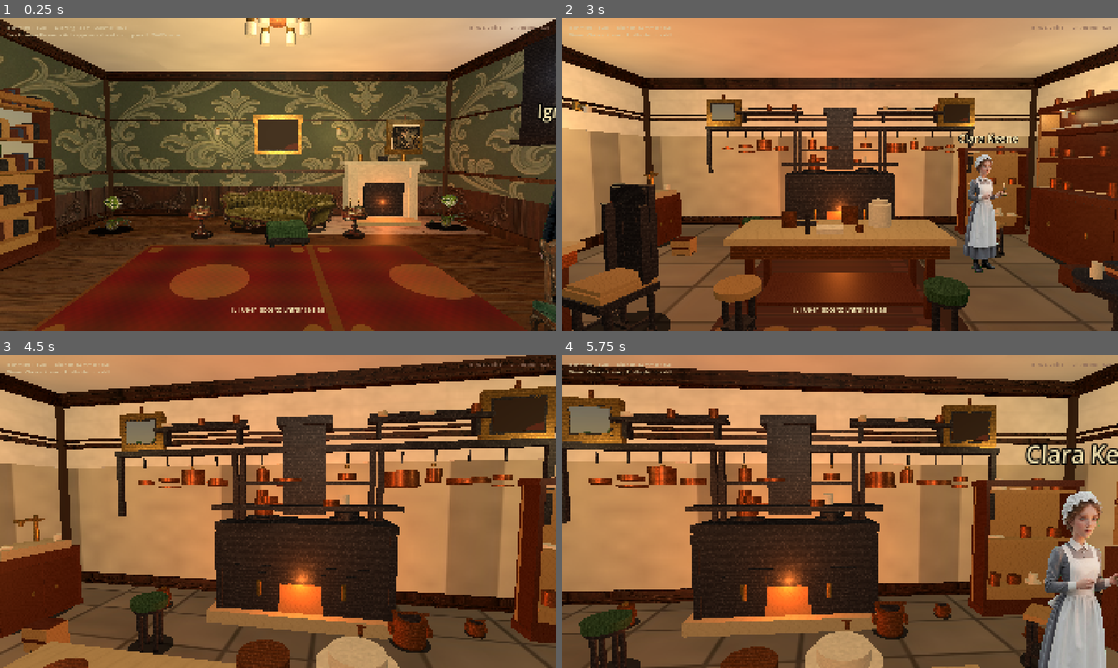
Above: before the commit, frames 1-4 (two rows, left to right).
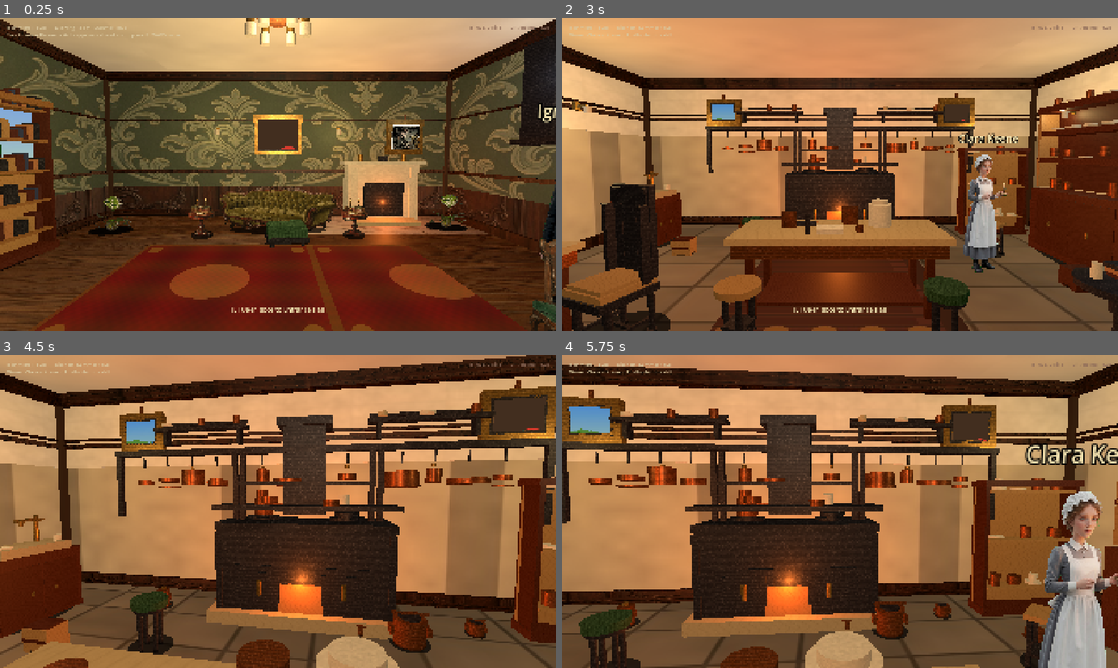
Above: after the commit, the same moments.

Repository: drakewing-eng/aetheric-engine
Game: Godot game, scene res://scenes/fps_main.tscn
The game is run twice, just before and just after one commit, with the same random seed, the same clock (stepped at 60 frames per second) and the same inputs.
Inputs (mouse positions are in pixels of both pictures, inside the frame that each line leads up to):
- Up to frame 1 (0.25 s): no input
- Up to frame 2 (3 s): tap Enter at 0.5 s; move the mouse to (867, 174) at 0.52 s; hold E (interact) 0.53-1.28 s; hold W (move_forward) from 0.53 s (still down); click (867, 174) at 0.67 s; move the mouse to (812, 174) at 1.27 s; tap E (interact) at 1.35, 2, 2.85 s; move the mouse to (851, 168) at 2.02 s; hold E (interact) 2.03-2.78 s; move the mouse to (834, 180) at 2.77 s; click (834, 180) at 2.92 s
- Up to frame 3 (4.5 s): keep holding W (move_forward); move the mouse to (316, 514) at 3.52 s; hold E (interact) 3.53-4.28 s; tap Enter at 4.25 s; move the mouse to (233, 508) at 4.27 s; tap E (interact) at 4.35 s
- Up to frame 4 (5.75 s): keep holding W (move_forward); tap Space at 5 s; move the mouse to (845, 511) at 5.02 s; hold E (interact) from 5.03 s (still down); click (845, 511) at 5.17 s

The runs differ from the first frame. In frame 1, 0.7% of the frame differs, in the area x 0-76%, y 28-45%; in frame 2, 0.2%; in frame 3, 0.4%; in frame 4, 0.6%.

Commit message:
visual loop 56: brighter unshaded paintings/window views

Diff:
--- a/aetheric-engine-godot/scripts/fps_props.gd
+++ b/aetheric-engine-godot/scripts/fps_props.gd
@@ -1351,11 +1351,11 @@
 	var vtex := _load_tex(view_path)
 	if vtex:
 		vmat.albedo_texture = vtex
-		vmat.albedo_color = Color(0.95, 0.95, 0.92)
+		vmat.albedo_color = Color(1.0, 1.0, 0.98)
 	else:
 		vmat.albedo_color = Color(0.45, 0.62, 0.78)
-	vmat.roughness = 0.95
-	vmat.shading_mode = BaseMaterial3D.SHADING_MODE_PER_PIXEL
+	vmat.roughness = 1.0
+	vmat.shading_mode = BaseMaterial3D.SHADING_MODE_UNSHADED
 	view_mi.material_override = vmat
 	view_mi.position = Vector3(0, h * 0.5, -0.07)
 	root.add_child(view_mi)
@@ -1600,12 +1600,13 @@
 		tex = _load_tex(ART_LANDSCAPES[0])
 	if tex:
 		cmat.albedo_texture = tex
-		cmat.albedo_color = Color(0.92, 0.88, 0.78)  # varnish warmth
+		cmat.albedo_color = Color(1.0, 0.98, 0.92)
 		cmat.uv1_scale = Vector3(1.0, 1.0, 1.0)
 	else:
-		cmat.albedo_color = Color(0.28, 0.35, 0.28)
-	cmat.roughness = 0.7
-	cmat.shading_mode = BaseMaterial3D.SHADING_MODE_PER_PIXEL
+		cmat.albedo_color = Color(0.35, 0.48, 0.55)
+	# Unshaded so landscapes stay readable in dim Victorian rooms
+	cmat.roughness = 0.85
+	cmat.shading_mode = BaseMaterial3D.SHADING_MODE_UNSHADED
 	canvas.material_override = cmat
 	canvas.position = Vector3(0, 0, 0.05)
 	root.add_child(canvas)
Binary file changed: aetheric-engine-godot/assets/rooms/textures/art/landscape_park.jpg
Binary file changed: aetheric-engine-godot/assets/rooms/textures/art/landscape_pastoral.jpg
Binary file changed: aetheric-engine-godot/assets/rooms/textures/art/landscape_pastoral2.jpg
Binary file changed: aetheric-engine-godot/assets/rooms/textures/art/landscape_seascape.jpg
Binary file changed: aetheric-engine-godot/assets/rooms/textures/art/landscape_storm.jpg
Binary file changed: aetheric-engine-godot/assets/rooms/textures/art/still_life_dark.jpg
Binary file changed: aetheric-engine-godot/assets/rooms/textures/art/still_life_fruit.jpg
